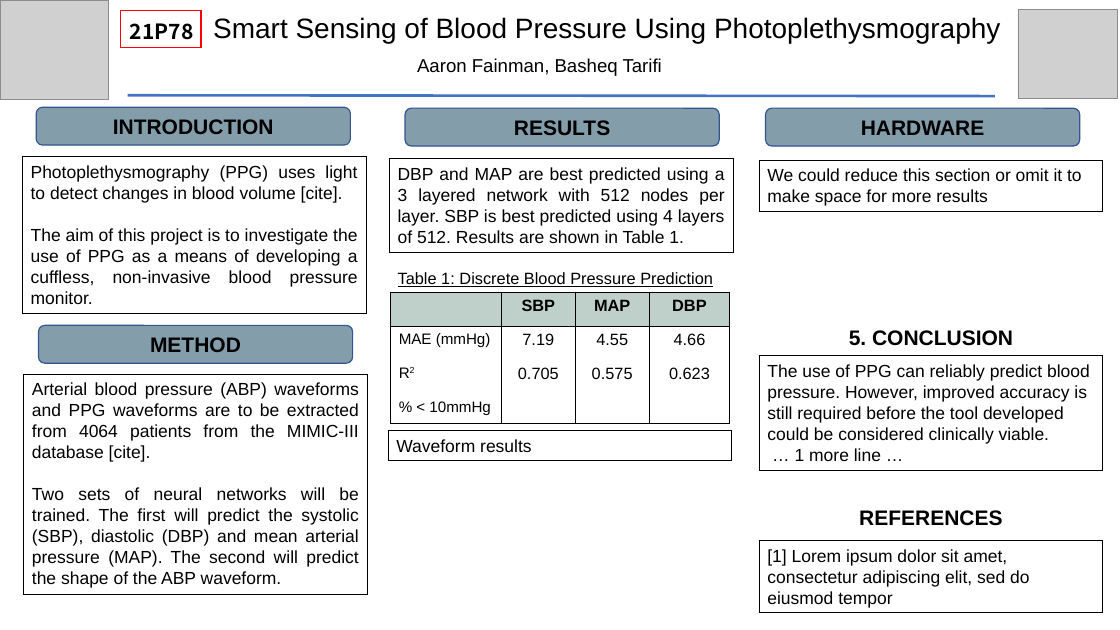
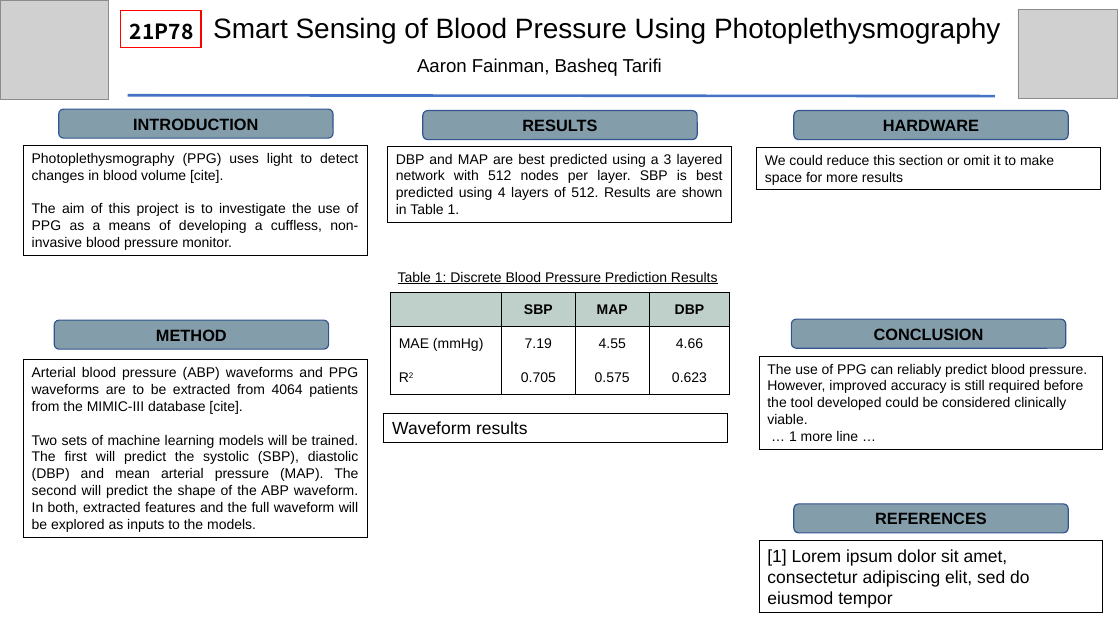
Before and after one commit to aaronfainman/MIMIC-III-WebScraper, a slide deck: slide 1 of poster/21P78Poster.pptx. Drawn at 1120x630 pixels with LibreOffice and Linux fonts; fonts in the diff are those of the drawing; grey boxes stand for pictures. Boxes give left, top, right and bottom in pixels: in the first picture for what was removed or moved away, otherwise in the second. Text is boxed around its words. In the diff, an @@ line names an element or a change of style, - is before the commit and + after.

Commit message:
Added time width features

```diff
--- a/poster/21P78Poster.pptx
+++ b/poster/21P78Poster.pptx
@@ rounded rectangle "INTRODUCTION": place and size @@
-rounded rectangle "INTRODUCTION" at bbox=[36, 108, 350, 145]
+rounded rectangle "INTRODUCTION" at bbox=[59, 109, 334, 139]
@@ rounded rectangle "RESULTS": place and size @@
-rounded rectangle "RESULTS" at bbox=[405, 108, 719, 146]
+rounded rectangle "RESULTS" at bbox=[423, 111, 697, 140]
@@ rounded rectangle "HARDWARE": place and size @@
-rounded rectangle "HARDWARE" at bbox=[765, 108, 1080, 146]
+rounded rectangle "HARDWARE" at bbox=[794, 111, 1069, 140]
@@ size 15 to 12 pt in 4 elements at bbox=[760, 356, 1103, 450], bbox=[757, 148, 1101, 190], bbox=[387, 146, 731, 223], bbox=[24, 145, 367, 255] @@
@@ rectangle "Photoplethysmography (PPG) uses light to ...": place and size @@
-rectangle "Photoplethysmography (PPG) uses light to ..." at bbox=[23, 156, 366, 313]
+rectangle "Photoplethysmography (PPG) uses light to ..." at bbox=[24, 145, 367, 255]
@@ rectangle "DBP and MAP are best ...": place and size @@
-rectangle "DBP and MAP are best ..." at bbox=[390, 159, 734, 252]
+rectangle "DBP and MAP are best ..." at bbox=[387, 146, 731, 223]
@@ rectangle "We could reduce this section ...": place and size @@
-rectangle "We could reduce this section ..." at bbox=[760, 160, 1103, 212]
+rectangle "We could reduce this section ..." at bbox=[757, 148, 1101, 190]
@@ table at bbox=[391, 292, 730, 395] @@
-row 3, column 1: R2 / % < 10mmHg
+row 3, column 1: R2
@@ size 14 to 12 pt in "SBP", "MAP", "DBP", "7.19" and 5 more places @@
@@ size 13 to 12 pt in "MAE (mmHg)" @@
@@ text at bbox=[398, 272, 718, 284]: text changed; size 14 to 12 pt @@
-Table 1: Discrete Blood Pressure Prediction
+Table 1: Discrete Blood Pressure Prediction Results
@@ size 18 to 14 pt in 4 elements at bbox=[59, 109, 334, 139], bbox=[423, 111, 697, 140], bbox=[794, 111, 1069, 140], bbox=[55, 320, 329, 350] @@
@@ rounded rectangle "METHOD": place and size @@
-rounded rectangle "METHOD" at bbox=[39, 325, 353, 363]
+rounded rectangle "METHOD" at bbox=[55, 320, 329, 350]
@@ rounded rectangle "CONCLUSION": place and size @@
-rounded rectangle "CONCLUSION" at bbox=[849, 330, 1013, 346]
+rounded rectangle "CONCLUSION" at bbox=[791, 319, 1066, 349]
@@ rounded rectangle "CONCLUSION" at bbox=[791, 319, 1066, 349]: vertical alignment top to middle; fill none to #849DAB; outline none to #325491 1 pt @@
@@ text in rounded rectangle at bbox=[874, 328, 984, 340]: text changed; size 18 to 14 pt @@
-5. CONCLUSION
+CONCLUSION
@@ rectangle "The use of PPG can ...": place and size @@
-rectangle "The use of PPG can ..." at bbox=[760, 356, 1103, 471]
+rectangle "The use of PPG can ..." at bbox=[760, 356, 1103, 450]
@@ rectangle "Arterial blood pressure (ABP) waveforms ...": place and size @@
-rectangle "Arterial blood pressure (ABP) waveforms ..." at bbox=[24, 375, 367, 596]
+rectangle "Arterial blood pressure (ABP) waveforms ..." at bbox=[24, 360, 367, 538]
@@ text in rectangle at bbox=[32, 367, 359, 414]: size 15 to 12 pt in "Arterial blood pressure (ABP) waveforms and PPG ..." @@
@@ rectangle "Waveform results": place and size @@
-rectangle "Waveform results" at bbox=[388, 431, 732, 460]
+rectangle "Waveform results" at bbox=[384, 413, 728, 443]
@@ text in rectangle at bbox=[32, 435, 359, 532]: text changed; size 15 to 12 pt @@
-Two sets of neural networks will be trained. The first will predict the systolic (SBP), diastolic (DBP) and mean arterial pressure (MAP). The second will predict the shape of the ABP waveform.
+Two sets of machine learning models will be trained. The first will predict the systolic (SBP), diastolic (DBP) and mean arterial pressure (MAP). The second will predict the shape of the ABP waveform. In both, extracted features and the full waveform will be explored as inputs to the models.
@@ rounded rectangle "REFERENCES": place and size @@
-rounded rectangle "REFERENCES" at bbox=[859, 510, 1002, 526]
+rounded rectangle "REFERENCES" at bbox=[794, 504, 1069, 534]
@@ rounded rectangle "REFERENCES" at bbox=[794, 504, 1069, 534]: size 18 to 14 pt; vertical alignment top to middle; fill none to #849DAB; outline none to #325491 1 pt @@
```
Also in this commit, not shown: 2 other files.
